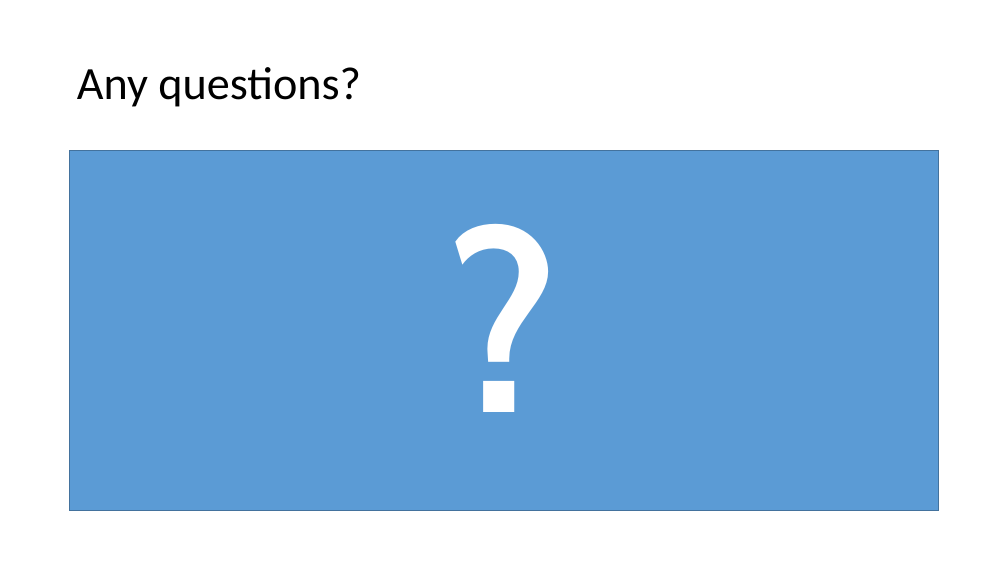
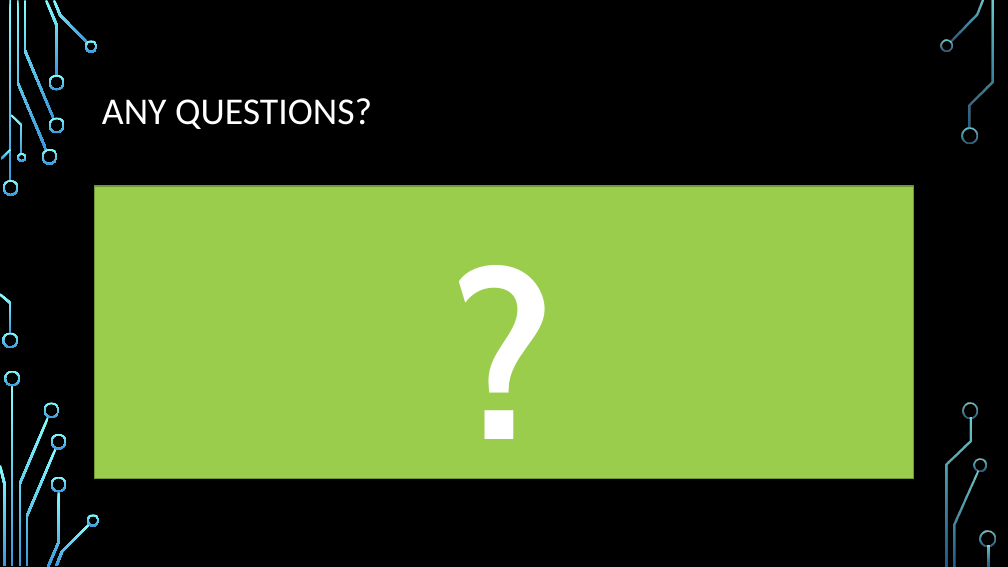
Before and after one commit to Mukkablue/PotatoEatersGame, a slide deck: slide 11 of ExamPresentationTemplate.pptx. Drawn at 1008x567 pixels with LibreOffice and Linux fonts; fonts in the diff are those of the drawing; background and template pictures are left out. Boxes give left, top, right and bottom in pixels: in the first picture for what was removed or moved away, otherwise in the second. Text is boxed around its words. In the diff, an @@ line names an element or a change of style, - is before the commit and + after.

```diff
--- a/ExamPresentationTemplate.pptx
+++ b/ExamPresentationTemplate.pptx
@@ background #FFFFFF to picture (left out) @@
@@ title at [102,98,372,129]: text changed; size 44 to 36 pt; text colour #000000 to #FFFFFF @@
-Any questions?
+ANY QUESTIONS?
@@ text "?": place and size @@
-text "?" at [70,151,939,511]
+text "?" at [95,186,913,479]
@@ text "?" at [95,186,913,479]: size 239 to 221.1 pt; line spacing 0.9 to 1.1; fill #5B9BD5 to #9ACD4C; outline #43739E 1 pt to #729838 1.25 pt @@
@@ group added at [0,0,996,567]: 33 freeform shapes, 3 rectangles @@
```
Also in this commit, not shown: 10 other slides changed.
